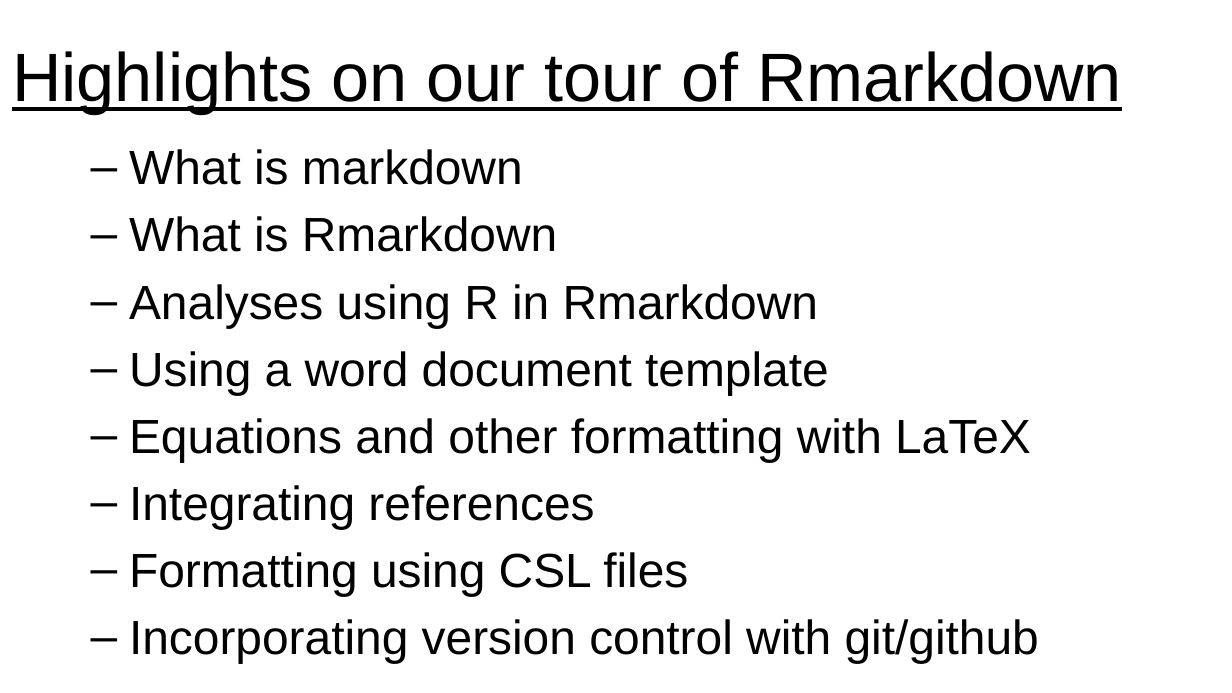
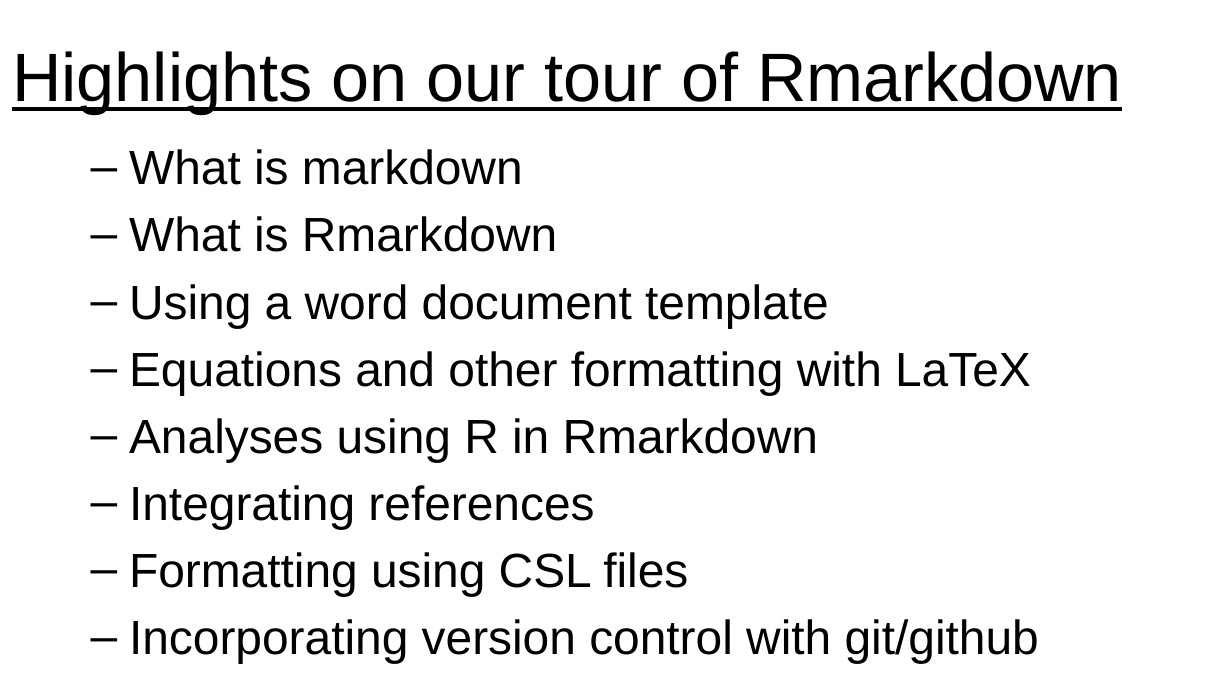
Before and after one commit to jennahamlin/GiGte, a slide deck: slide 2 of GiGte.pptx. Drawn at 1232x693 pixels with LibreOffice and Linux fonts; fonts in the diff are those of the drawing. Boxes give left, top, right and bottom in pixels: in the first picture for what was removed or moved away, otherwise in the second. Text is boxed around its words. In the diff, an @@ line names an element or a change of style, - is before the commit and + after.

```diff
--- a/GiGte.pptx
+++ b/GiGte.pptx
@@ text at [129, 284, 818, 328]: paragraph removed @@
-  – Analyses using R in Rmarkdown
@@ text at [129, 418, 818, 462]: paragraph added @@
+  – Analyses using R in Rmarkdown
```
Also in this commit, not shown: 4 other slides changed, 1 slide added, 2 other files.
